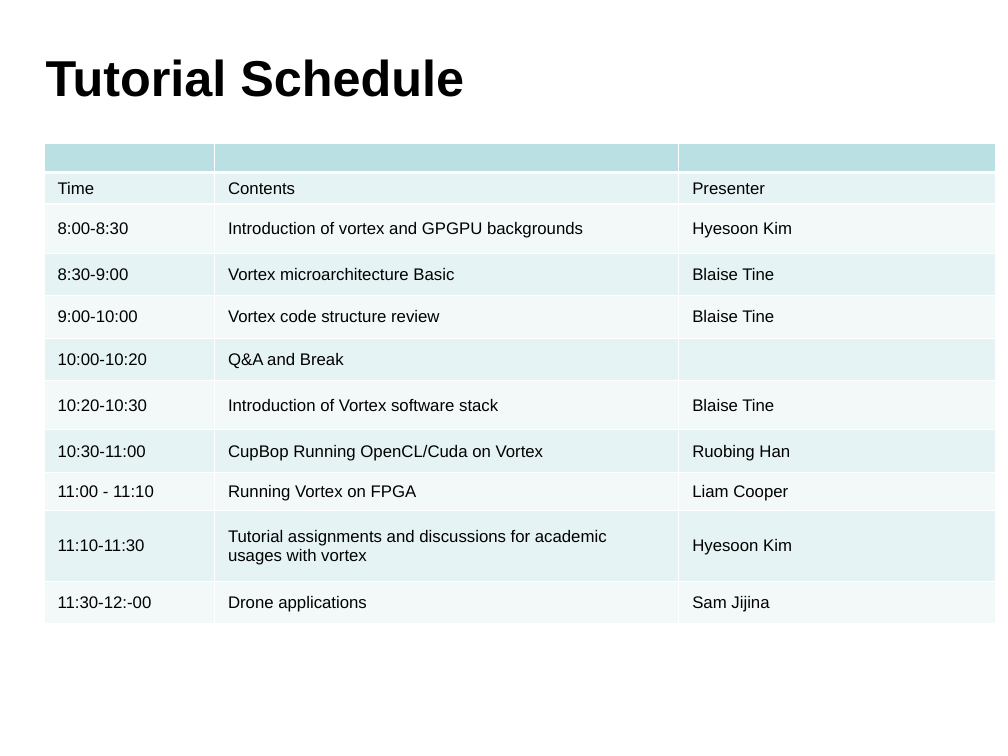
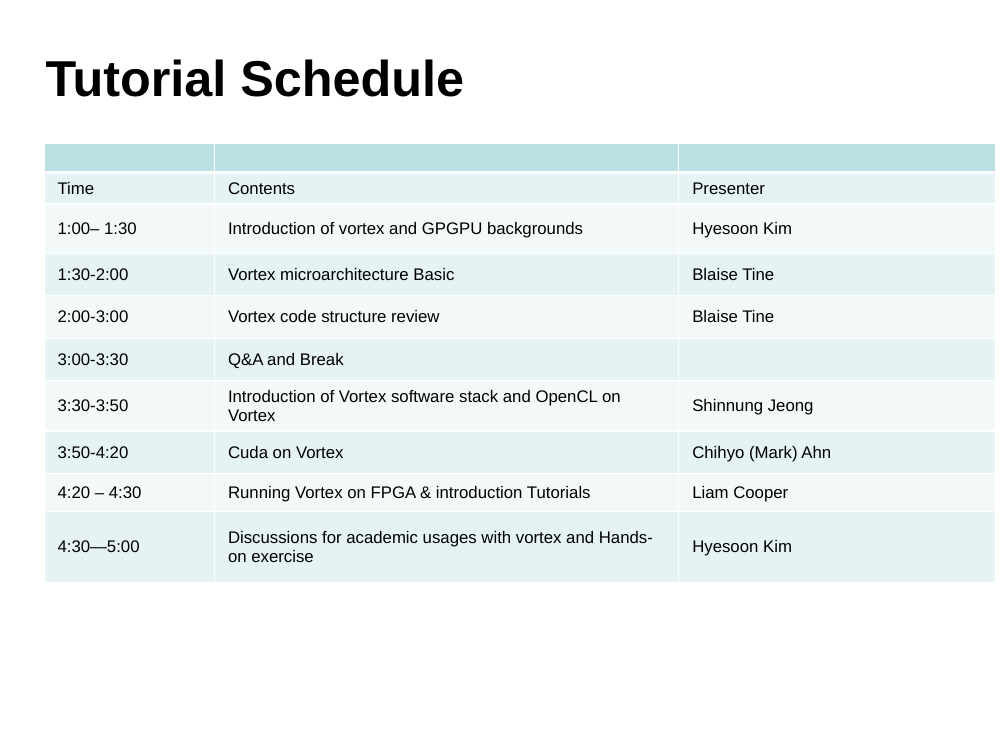
Before and after one commit to vortexgpgpu/vortex_tutorials, a slide deck: slide 3 of Slides_MICRO56/0.tutorial_introduction.pptx. Drawn at 1008x756 pixels with LibreOffice and Linux fonts; fonts in the diff are those of the drawing; background and template pictures are left out. Boxes give left, top, right and bottom in pixels: in the first picture for what was removed or moved away, otherwise in the second. Text is boxed around its words. In the diff, an @@ line names an element or a change of style, - is before the commit and + after.

Commit message:
update slides

```diff
--- a/Slides_MICRO56/0.tutorial_introduction.pptx
+++ b/Slides_MICRO56/0.tutorial_introduction.pptx
@@ table at [44,144,997,585] @@
-row 3: 8:00-8:30 | Introduction of vortex and GPGPU backgrounds | Hyesoon Kim
-row 4: 8:30-9:00 | Vortex microarchitecture Basic | Blaise Tine
-row 5: 9:00-10:00 | Vortex code structure review | Blaise Tine
-row 6: 10:00-10:20 | Q&A and Break | 
-row 7: 10:20-10:30 | Introduction of Vortex software stack | Blaise Tine
-row 8: 10:30-11:00 | CupBop Running OpenCL/Cuda on Vortex | Ruobing Han
-row 9: 11:00 - 11:10 | Running Vortex on FPGA | Liam Cooper
-row 10: 11:10-11:30 | Tutorial assignments and discussions for academic usages with vortex | Hyesoon Kim
-row 11: 11:30-12:-00 | Drone applications | Sam Jijina
+row 3: 1:00– 1:30 | Introduction of vortex and GPGPU backgrounds | Hyesoon Kim
+row 4: 1:30-2:00 | Vortex microarchitecture Basic | Blaise Tine
+row 5: 2:00-3:00 | Vortex code structure review | Blaise Tine
+row 6: 3:00-3:30 | Q&A and Break | 
+row 7: 3:30-3:50 | Introduction of Vortex software stack and OpenCL on Vortex | Shinnung Jeong
+row 8: 3:50-4:20 | Cuda on Vortex | Chihyo (Mark) Ahn
+row 9: 4:20 – 4:30 | Running Vortex on FPGA & introduction Tutorials | Liam Cooper
+row 10: 4:30—5:00 | Discussions for academic usages with vortex and Hands-on exercise | Hyesoon Kim
```
Also in this commit, not shown: 1 other slide changed.
